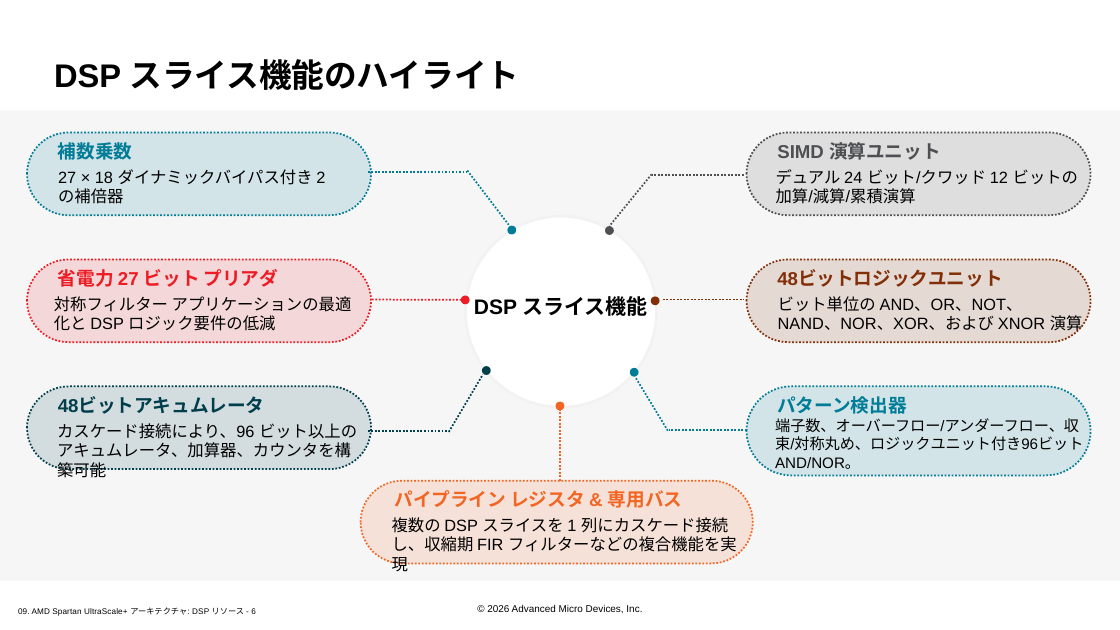
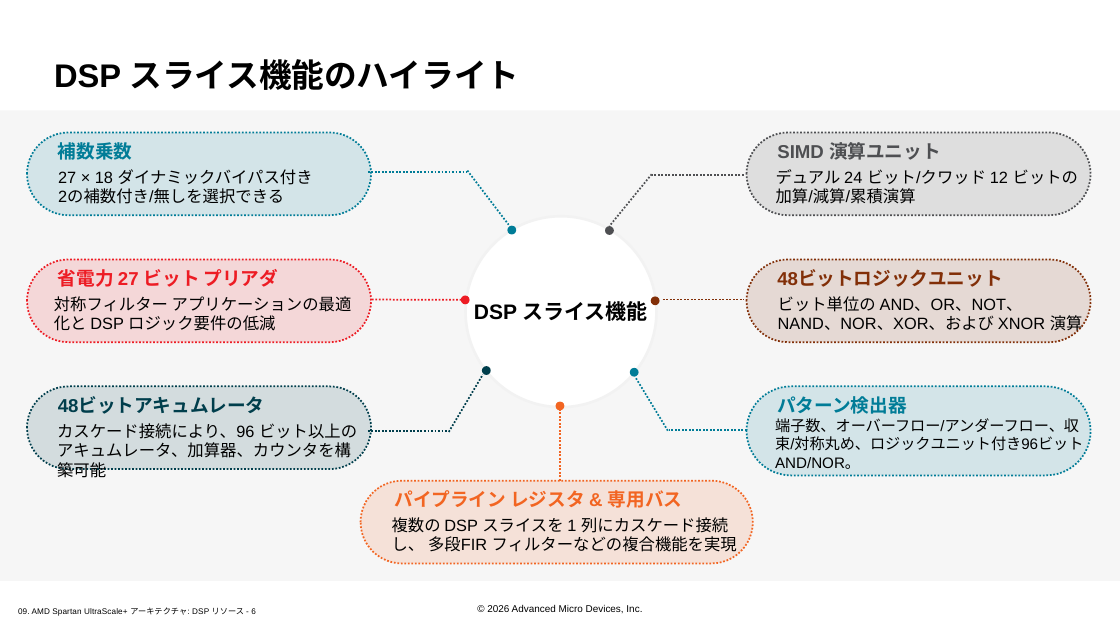
Before and after one commit to hdlabjk/spusp, a slide deck: slide 6 of doc/slides_docx/09. AMD Spartan UltraScale+ Architecture DSP Resources_ILT_translated_ja.pptx. Drawn at 1120x630 pixels with LibreOffice and Linux fonts; fonts in the diff are those of the drawing; background and template pictures are left out. Boxes give left, top, right and bottom in pixels: in the first picture for what was removed or moved away, otherwise in the second. Text is boxed around its words. In the diff, an @@ line names an element or a change of style, - is before the commit and + after.

```diff
--- a/doc/slides_docx/09. AMD Spartan UltraScale+ Architecture DSP Resources_ILT_translated_ja.pptx
+++ b/doc/slides_docx/09. AMD Spartan UltraScale+ Architecture DSP Resources_ILT_translated_ja.pptx
@@ text at [58, 169, 313, 204]: text changed @@
-27 × 18 ダイナミックバイパス付き 2 の補倍器
+27 × 18 ダイナミックバイパス付き
+2の補数付き/無しを選択できる
@@ text "DSP スライス機能": place and size @@
-text "DSP スライス機能" at [474, 296, 648, 316]
+text "DSP スライス機能" at [474, 301, 648, 321]
@@ text at [392, 517, 737, 556]: text changed @@
-複数の DSP スライスを 1 列にカスケード接続し、収縮期 FIR フィルターなどの複合機能を実現
+複数の DSP スライスを 1 列にカスケード接続し、 多段FIR フィルターなどの複合機能を実現
```
Also in this commit, not shown: 7 other slides changed, 9 other files.
